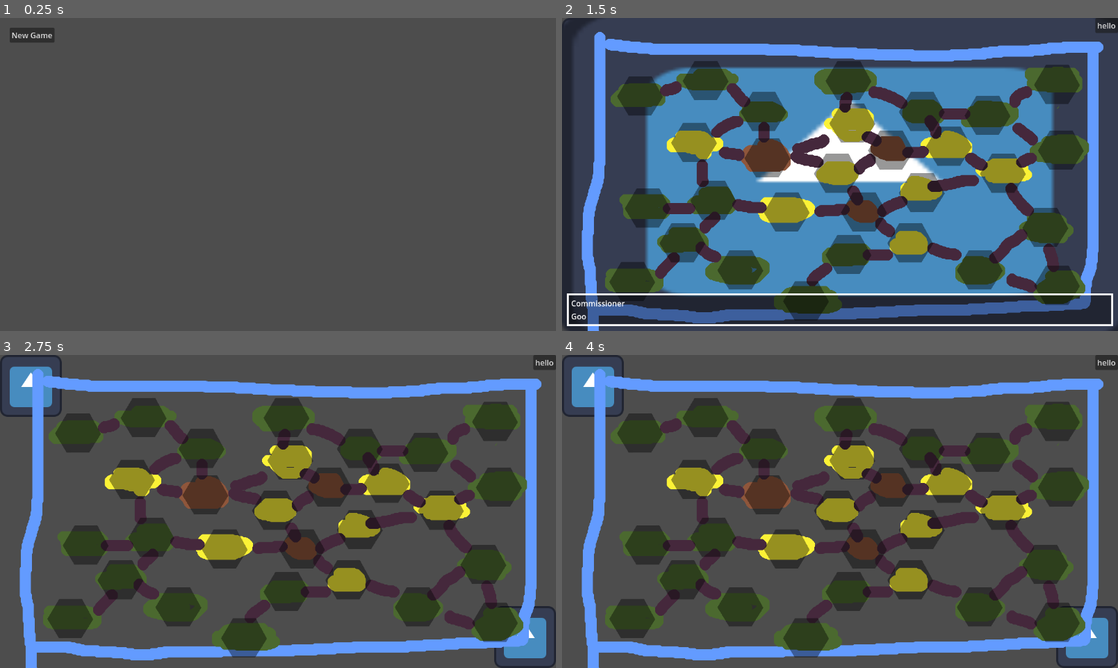
Above: before the commit, frames 1-4 (two rows, left to right).
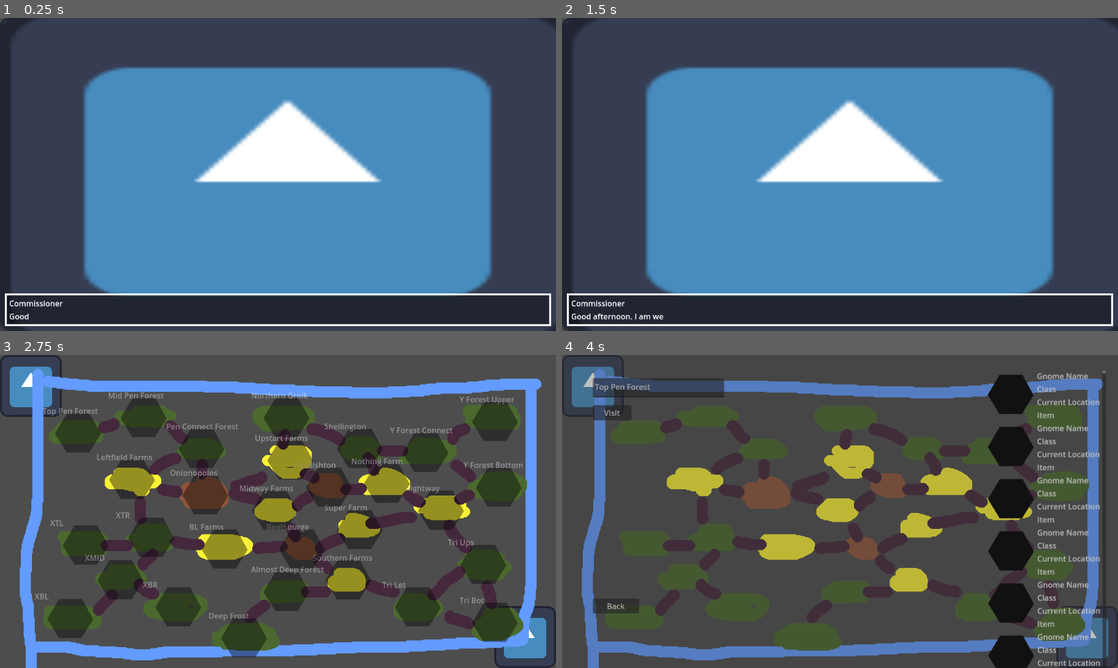
Above: after the commit, the same moments.

Repository: IsaacWalters256/BumblingGnomes
Game: Godot game, scene res://NC/main_main_node.tscn
Two runs of this game, one before a commit and one after it. Both use one fixed random seed, a clock stepped at 60 frames per second and the inputs below. The engine's default icon, where the game draws it, is replaced by a stand-in: a white triangle on a blue panel in a dark square.
Inputs (mouse positions are in pixels of both pictures, inside the frame that each line leads up to):
- Up to frame 1 (0.25 s): no input
- Up to frame 2 (1.5 s): click (595, 33) at 0.5 s, where only the run before the commit has a clickable "New Game"; click (628, 61) at 1.25 s, where only the run before the commit has a clickable "Start"
- Up to frame 3 (2.75 s): tap Enter at 2, 2.1 s
- Up to frame 4 (4 s): click (1106, 361) at 2.75 s, where only the run before the commit has a clickable "hello"; click (639, 433) at 3.5 s

The runs differ from the first frame. In frame 1, 66% of the frame differs, in the area x 0-100%, y 0-100%; in frame 2, 40%; in frame 3, 1.9%; in frame 4, 32%.

Commit message:
working on scroll bar for gnomes to move

Diff:
--- a/NC/Maps/map_0.tscn
+++ b/NC/Maps/map_0.tscn
@@ -3,19 +3,20 @@
 [ext_resource type="Texture2D" uid="uid://c4py1vau33ij1" path="res://Art/Map1.png" id="1_e7cx4"]
 [ext_resource type="PackedScene" uid="uid://7s8vxwiwnuy2" path="res://NC/map_tile.tscn" id="2_wmeyt"]
 
-[node name="Map0" type="Node"]
+[node name="Map0" type="Node2D"]
 
 [node name="Sprite2D" type="Sprite2D" parent="."]
 texture = ExtResource("1_e7cx4")
 centered = false
 
-[node name="Tiles" type="Node" parent="."]
+[node name="Tiles" type="Node2D" parent="."]
 
 [node name="TopLeftPenEnd" parent="Tiles" node_paths=PackedStringArray("connected1") instance=ExtResource("2_wmeyt")]
 offset_left = 112.0
 offset_top = 112.0
 offset_right = 212.0
 offset_bottom = 212.0
+starting_name = "Top Pen Forest"
 connected1 = NodePath("../TopLeftPenMid")
 
 [node name="TopLeftPenMid" parent="Tiles" node_paths=PackedStringArray("connected1", "connected2") instance=ExtResource("2_wmeyt")]
@@ -23,6 +24,7 @@
 offset_top = 80.0
 offset_right = 348.0
 offset_bottom = 180.0
+starting_name = "Mid Pen Forest"
 connected1 = NodePath("../TopLeftPenEnd")
 connected2 = NodePath("../TopLeftPenStart")
 
@@ -31,6 +33,7 @@
 offset_top = 144.0
 offset_right = 468.0
 offset_bottom = 244.0
+starting_name = "Pen Connect Forest"
 connected1 = NodePath("../TopLeftPenMid")
 connected2 = NodePath("../LeftFarms")
 connected3 = NodePath("../Onionopolos")
@@ -40,6 +43,8 @@
 offset_top = 208.0
 offset_right = 324.0
 offset_bottom = 308.0
+type = 1
+starting_name = "Leftfield Farms"
 connected1 = NodePath("../TopLeftPenStart")
 connected2 = NodePath("../Onionopolos")
 connected3 = NodePath("../XTR")
@@ -49,6 +54,8 @@
 offset_top = 240.0
 offset_right = 476.0
 offset_bottom = 340.0
+type = 2
+starting_name = "Onionopolos"
 connected1 = NodePath("../TopLeftPenStart")
 connected2 = NodePath("../LeftFarms")
 connected3 = NodePath("../MidFarm")
@@ -59,6 +66,7 @@
 offset_top = 328.0
 offset_right = 364.0
 offset_bottom = 428.0
+starting_name = "XTR"
 connected1 = NodePath("../LeftFarms")
 connected2 = NodePath("../BLFarm")
 connected3 = NodePath("../XTL")
@@ -69,6 +77,7 @@
 offset_top = 344.0
 offset_right = 228.0
 offset_bottom = 444.0
+starting_name = "XTL"
 connected1 = NodePath("../XTR")
 
 [node name="XBL" parent="Tiles" node_paths=PackedStringArray("connected1") instance=ExtResource("2_wmeyt")]
@@ -76,6 +85,7 @@
 offset_top = 496.0
 offset_right = 196.0
 offset_bottom = 596.0
+starting_name = "XBL"
 connected1 = NodePath("../XMID")
 
 [node name="XMID" parent="Tiles" node_paths=PackedStringArray("connected1", "connected2", "connected3") instance=ExtResource("2_wmeyt")]
@@ -83,6 +93,7 @@
 offset_top = 416.0
 offset_right = 300.0
 offset_bottom = 516.0
+starting_name = "XMID"
 connected1 = NodePath("../XTR")
 connected2 = NodePath("../XBL")
 connected3 = NodePath("../XBR")
@@ -92,6 +103,7 @@
 offset_top = 472.0
 offset_right = 420.0
 offset_bottom = 572.0
+starting_name = "XBR"
 connected1 = NodePath("../XMID")
 
 [node name="BLFarm" parent="Tiles" node_paths=PackedStringArray("connected1", "connected2") instance=ExtResource("2_wmeyt")]
@@ -99,6 +111,8 @@
 offset_top = 352.0
 offset_right = 516.0
 offset_bottom = 452.0
+type = 1
+starting_name = "BL Farms"
 connected1 = NodePath("../XTR")
 connected2 = NodePath("../Beatsburge")
 
@@ -107,6 +121,7 @@
 offset_top = 536.0
 offset_right = 556.0
 offset_bottom = 636.0
+starting_name = "Deep Frost"
 connected1 = NodePath("../BotForestConnect")
 
 [node name="BotForestConnect" parent="Tiles" node_paths=PackedStringArray("connected1", "connected2") instance=ExtResource("2_wmeyt")]
@@ -114,6 +129,7 @@
 offset_top = 440.0
 offset_right = 644.0
 offset_bottom = 540.0
+starting_name = "Almost Deep Forest"
 connected1 = NodePath("../BotForest")
 connected2 = NodePath("../BotFarm")
 
@@ -122,6 +138,8 @@
 offset_top = 416.0
 offset_right = 772.0
 offset_bottom = 516.0
+type = 1
+starting_name = "Southern Farms"
 connected1 = NodePath("../BotForestConnect")
 connected2 = NodePath("../Beatsburge")
 connected3 = NodePath("../TriLeft")
@@ -131,6 +149,7 @@
 offset_top = 472.0
 offset_right = 916.0
 offset_bottom = 572.0
+starting_name = "Tri Let"
 connected1 = NodePath("../BotFarm")
 connected2 = NodePath("../TriBR")
 connected3 = NodePath("../TriUp")
@@ -140,6 +159,7 @@
 offset_top = 504.0
 offset_right = 1076.0
 offset_bottom = 604.0
+starting_name = "Tri Bot"
 connected1 = NodePath("../TriLeft")
 connected2 = NodePath("../TriUp")
 
@@ -148,6 +168,7 @@
 offset_top = 384.0
 offset_right = 1052.0
 offset_bottom = 484.0
+starting_name = "Tri Ups"
 connected1 = NodePath("../TriLeft")
 connected2 = NodePath("../TriBR")
 connected3 = NodePath("../RightFarm")
@@ -157,6 +178,8 @@
 offset_top = 272.0
 offset_right = 964.0
 offset_bottom = 372.0
+type = 1
+starting_name = "Rightway"
 connected1 = NodePath("../TriUp")
 connected2 = NodePath("../SandwichFarm")
 connected3 = NodePath("../SomeFarm")
@@ -167,6 +190,8 @@
 offset_top = 312.0
 offset_right = 796.0
 offset_bottom = 412.0
+type = 1
+starting_name = "Super Farm"
 connected1 = NodePath("../RightFarm")
 connected2 = NodePath("../Beatsburge")
 
@@ -175,6 +200,8 @@
 offset_top = 352.0
 offset_right = 676.0
 offset_bottom = 452.0
+type = 2
+starting_name = "Beatsburge"
 connected1 = NodePath("../BLFarm")
 connected2 = NodePath("../SandwichFarm")
 connected3 = NodePath("../BotFarm")
@@ -185,6 +212,8 @@
 offset_top = 272.0
 offset_right = 620.0
 offset_bottom = 372.0
+type = 1
+starting_name = "Midway Farms"
 connected1 = NodePath("../Onionopolos")
 connected2 = NodePath("../Beatsburge")
 connected3 = NodePath("../Raddishton")
@@ -194,6 +223,8 @@
 offset_top = 224.0
 offset_right = 732.0
 offset_bottom = 324.0
+type = 2
+starting_name = "Raddishton"
 connected1 = NodePath("../MidFarm")
 connected2 = NodePath("../SomeFarm")
 connected3 = NodePath("../UpFarm")
@@ -203,6 +234,8 @@
 offset_top = 168.0
 offset_right = 652.0
 offset_bottom = 268.0
+type = 1
+starting_name = "Upstart Farms"
 connected1 = NodePath("../Onionopolos")
 connected2 = NodePath("../Raddishton")
 connected3 = NodePath("../UpForest")
@@ -212,6 +245,7 @@
 offset_top = 80.0
 offset_right = 644.0
 offset_bottom = 180.0
+starting_name = "Northern Grolk"
 connected1 = NodePath("../UpFarm")
 connected2 = NodePath("../IDK")
 
@@ -220,6 +254,7 @@
 offset_top = 144.0
 offset_right = 796.0
 offset_bottom = 244.0
+starting_name = "Shellington"
 connected1 = NodePath("../UpForest")
 connected2 = NodePath("../YConnect")
 connected3 = NodePath("../SomeFarm")
@@ -229,6 +264,8 @@
 offset_top = 216.0
 offset_right = 852.0
 offset_bottom = 316.0
+type = 1
+starting_name = "Nothing Farm"
 connected1 = NodePath("../Raddishton")
 connected2 = NodePath("../IDK")
 connected3 = NodePath("../RightFarm")
@@ -238,6 +275,7 @@
 offset_top = 152.0
 offset_right = 932.0
 offset_bottom = 252.0
+starting_name = "Y Forest Connect"
 connected1 = NodePath("../IDK")
 connected2 = NodePath("../YTop")
 connected3 = NodePath("../YBot")
@@ -247,6 +285,7 @@
 offset_top = 88.0
 offset_right = 1076.0
 offset_bottom = 188.0
+starting_name = "Y Forest Upper"
 connected1 = NodePath("../YConnect")
 
 [node name="YBot" parent="Tiles" node_paths=PackedStringArray("connected1", "connected2") instance=ExtResource("2_wmeyt")]
@@ -254,5 +293,6 @@
 offset_top = 224.0
 offset_right = 1084.0
 offset_bottom = 324.0
+starting_name = "Y Forest Bottom"
 connected1 = NodePath("../YConnect")
 connected2 = NodePath("../RightFarm")
--- /dev/null
+++ b/NC/Menues/gnome_checker.gd
@@ -0,0 +1,7 @@
+extends Control
+
+var gnome_name = ""
+
+
+func _on_texture_button_toggled(toggled_on: bool) -> void:
+	get_parent().get_parent().update_buttons(gnome_name, toggled_on)
--- /dev/null
+++ b/NC/Menues/gnome_checker.tscn
@@ -0,0 +1,45 @@
+[gd_scene load_steps=4 format=3 uid="uid://dwrt7ordrwbgq"]
+
+[ext_resource type="Script" uid="uid://cc15a5ahbey6h" path="res://NC/Menues/gnome_checker.gd" id="1_lrnnt"]
+[ext_resource type="Texture2D" uid="uid://ctcd8f7uymp4m" path="res://Art/Hexagon.png" id="2_jqdrb"]
+[ext_resource type="Texture2D" uid="uid://nvlogmtuim56" path="res://icon.svg" id="3_jqdrb"]
+
+[node name="GnomeChecker" type="BoxContainer"]
+offset_right = 235.0
+offset_bottom = 104.0
+script = ExtResource("1_lrnnt")
+
+[node name="Hbox" type="HBoxContainer" parent="."]
+layout_mode = 2
+
+[node name="TextureButton" type="TextureButton" parent="Hbox"]
+layout_mode = 2
+toggle_mode = true
+texture_normal = ExtResource("2_jqdrb")
+texture_pressed = ExtResource("3_jqdrb")
+
+[node name="VBoxContainer" type="VBoxContainer" parent="Hbox"]
+layout_mode = 2
+
+[node name="Name" type="Label" parent="Hbox/VBoxContainer"]
+layout_mode = 2
+text = "Gnome Name"
+
+[node name="Class" type="Label" parent="Hbox/VBoxContainer"]
+layout_mode = 2
+text = "Class"
+
+[node name="CurrentLocation" type="Label" parent="Hbox/VBoxContainer"]
+layout_mode = 2
+text = "Current Location"
+
+[node name="Item" type="Label" parent="Hbox/VBoxContainer"]
+layout_mode = 2
+text = "Item"
+
+[node name="Age" type="Label" parent="Hbox/VBoxContainer"]
+visible = false
+layout_mode = 2
+text = "33"
+
+[connection signal="toggled" from="Hbox/TextureButton" to="." method="_on_texture_button_toggled"]
--- /dev/null
+++ b/NC/Menues/gnome_select.gd
@@ -0,0 +1,50 @@
+extends Node2D
+
+var current_focus_tile = null
+var avaliable_gnomes_list = []
+var current_selected_gnomes = []
+
+func start(new_tile):
+	current_focus_tile = new_tile
+	self.visible = true
+	get_node("PlaceName").text = new_tile.nick_name
+	find_avaliable_gnomes([],current_focus_tile,0)
+
+func find_avaliable_gnomes(tiles_checked,tile_to_check,deep):
+	avaliable_gnomes_list = []
+	if !tiles_checked.has(tile_to_check):
+		tiles_checked.append(tile_to_check)
+		for g in tile_to_check.gnomes_here:
+			if g.travel_distance > deep:
+				if !avaliable_gnomes_list.has(g):
+					avaliable_gnomes_list.append(g)
+		for cl in tile_to_check.connected_list:
+			find_avaliable_gnomes(tiles_checked,cl,deep+1)
+	#goes through whole map, recursive funciton passing through locations already checked
+
+func end():
+	self.visible = false
+	get_node("AttackButton").visible = false
+	for c in get_node("AbleGnomes").get_children():
+		c.visible = false
+		c.get_node("Hbox/TextureButton").button_pressed = false
+	get_parent().tile_unpressed()
+
+func update_buttons(gnome_name, toggled_on):
+	if toggled_on:
+		current_selected_gnomes.append(gnome_name)
+		get_node("AttackButton").visible = true
+	else:
+		current_selected_gnomes.remove_at(current_selected_gnomes.find(gnome_name))
+		if current_selected_gnomes.size() == 0:
+			get_node("AttackButton").visible = false
+
+
+
+func _on_place_name_text_changed() -> void:
+	current_focus_tile.nick_name = get_node("PlaceName").text
+	current_focus_tile.update_name(get_node("PlaceName").text)
+
+
+func _on_back_button_pressed() -> void:
+	end()
--- /dev/null
+++ b/NC/Menues/gnome_select.tscn
@@ -0,0 +1,103 @@
+[gd_scene load_steps=3 format=3 uid="uid://b2q52hqmbheua"]
+
+[ext_resource type="Script" uid="uid://bhcd2s0p8o3hm" path="res://NC/Menues/gnome_select.gd" id="1_gr0b3"]
+[ext_resource type="PackedScene" uid="uid://dwrt7ordrwbgq" path="res://NC/Menues/gnome_checker.tscn" id="3_7hxgd"]
+
+[node name="GnomeSelect" type="Node2D"]
+script = ExtResource("1_gr0b3")
+
+[node name="AbleGnomes" type="HBoxContainer" parent="."]
+clip_contents = true
+offset_left = 880.0
+offset_top = 32.0
+offset_right = 1127.0
+offset_bottom = 892.0
+rotation = -0.00183003
+size_flags_vertical = 0
+
+[node name="VBoxContainer" type="VBoxContainer" parent="AbleGnomes"]
+clip_contents = true
+layout_mode = 2
+
+[node name="GnomeChecker" parent="AbleGnomes/VBoxContainer" instance=ExtResource("3_7hxgd")]
+layout_mode = 2
+
+[node name="GnomeChecker2" parent="AbleGnomes/VBoxContainer" instance=ExtResource("3_7hxgd")]
+layout_mode = 2
+
+[node name="GnomeChecker3" parent="AbleGnomes/VBoxContainer" instance=ExtResource("3_7hxgd")]
+layout_mode = 2
+
+[node name="GnomeChecker4" parent="AbleGnomes/VBoxContainer" instance=ExtResource("3_7hxgd")]
+layout_mode = 2
+
+[node name="GnomeChecker5" parent="AbleGnomes/VBoxContainer" instance=ExtResource("3_7hxgd")]
+layout_mode = 2
+
+[node name="GnomeChecker6" parent="AbleGnomes/VBoxContainer" instance=ExtResource("3_7hxgd")]
+layout_mode = 2
+
+[node name="GnomeChecker7" parent="AbleGnomes/VBoxContainer" instance=ExtResource("3_7hxgd")]
+layout_mode = 2
+
+[node name="GnomeChecker8" parent="AbleGnomes/VBoxContainer" instance=ExtResource("3_7hxgd")]
+layout_mode = 2
+
+[node name="VScrollBar" type="VScrollBar" parent="AbleGnomes"]
+layout_mode = 2
+
+[node name="AttackButton" type="Button" parent="."]
+visible = false
+offset_left = 64.0
+offset_top = 416.0
+offset_right = 178.0
+offset_bottom = 447.0
+text = "Send Squad"
+
+[node name="VisitButton" type="Button" parent="."]
+offset_left = 64.0
+offset_top = 104.0
+offset_right = 144.0
+offset_bottom = 135.0
+text = "Visit"
+
+[node name="PlaceName" type="TextEdit" parent="."]
+offset_left = 64.0
+offset_top = 48.0
+offset_right = 336.0
+offset_bottom = 88.0
+text = "Node Naem"
+
+[node name="BackButton" type="Button" parent="."]
+offset_left = 64.0
+offset_top = 504.0
+offset_right = 160.0
+offset_bottom = 535.0
+text = "Back
+"
+
+[node name="NextGnomePage" type="Button" parent="."]
+visible = false
+offset_left = 832.0
+offset_top = 592.0
+offset_right = 979.0
+offset_bottom = 623.0
+text = "Next Gnome Page"
+
+[node name="PreviousGnomePage" type="Button" parent="."]
+visible = false
+offset_left = 384.0
+offset_top = 592.0
+offset_right = 561.0
+offset_bottom = 623.0
+text = "Previous Gnome Page"
+
+[node name="ColorRect" type="ColorRect" parent="."]
+offset_right = 1152.0
+offset_bottom = 648.0
+size_flags_horizontal = 3
+size_flags_vertical = 3
+color = Color(0.215686, 0.215686, 0.215686, 0.313726)
+
+[connection signal="text_changed" from="PlaceName" to="." method="_on_place_name_text_changed"]
+[connection signal="pressed" from="BackButton" to="." method="_on_back_button_pressed"]
--- a/NC/game_manager.gd
+++ b/NC/game_manager.gd
@@ -28,7 +28,7 @@
 	map_view = load("res://NC/map_screen.tscn").instantiate()
 	self.add_child(map_view)
 	map_view.visible = false
-	map_view.start("map data")
+	map_view.start("map data",get_node("Camera2D"))
 
 	#load boss starting speech screen
 	switch_current_screen("boss_talk_intro")
@@ -38,11 +38,13 @@
 	current_screen = null
 	interview_view.visible = false
 	map_view.visible = false
+	print(type)
 	if type == "boss_talk_intro":
 		interview_view.new_inst("boss_talk_intro")
 		interview_view.visible = true
 		current_screen = interview_view
 	elif type == "main_map":
+		print("d")
 		map_view.new_inst()
 		map_view.visible = true
 		current_screen = map_view
--- a/NC/game_manager.tscn
+++ b/NC/game_manager.tscn
@@ -16,3 +16,9 @@
 [node name="Icon2" type="Sprite2D" parent="."]
 position = Vector2(64, 64)
 texture = ExtResource("2_ti3l8")
+
+[node name="Camera2D" type="Camera2D" parent="."]
+position = Vector2(576, 324)
+
+[node name="CameraBasePoint" type="Node2D" parent="."]
+position = Vector2(576, 324)
--- a/NC/main_main_node.gd
+++ b/NC/main_main_node.gd
@@ -3,7 +3,7 @@
 var current_child = null
 
 func _ready():
-	change_screens("main_menu")
+	change_screens("start_game",[1])#"main_menu")
 
 func change_screens(which,extras=[]):
 	var new_child = null
--- a/NC/map_screen.gd
+++ b/NC/map_screen.gd
@@ -3,10 +3,11 @@
 #we probably want all this to be control nodes actually for easier movement
 
 var map_tiles = []
+var camera = null
 
-func start(map_data):
+func start(map_data,camera_ref):
 	for mpt in get_node("Map0/Tiles").get_children():
-		mpt.start()
+		mpt.start(self)
 	#for c in 10:
 		#var h_box = HBoxContainer.new()
 		#get_node("VBoxContainer").add_child(h_box)
@@ -16,6 +17,13 @@
 			#h_box.add_child(new_tile)
 			#map_tiles[c].append(new_tile)
 
+func tile_pressed(which):
+	get_node("GnomeSelect").start(which)
+	get_node("Map0/Tiles").visible = false
+	#camera
+
+func tile_unpressed():
+	get_node("Map0/Tiles").visible = true
 
 func new_inst():
 	pass
--- a/NC/map_screen.tscn
+++ b/NC/map_screen.tscn
@@ -1,12 +1,13 @@
 [gd_scene load_steps=4 format=3 uid="uid://cekh08i3j7pct"]
 
 [ext_resource type="Script" uid="uid://c14xoqubqs57w" path="res://NC/map_screen.gd" id="1_d3r6u"]
-[ext_resource type="PackedScene" uid="uid://c7y3v7iv0cauh" path="res://NC/Menues/map_sidebar.tscn" id="2_gyvwj"]
+[ext_resource type="PackedScene" uid="uid://b2q52hqmbheua" path="res://NC/Menues/gnome_select.tscn" id="3_013d1"]
 [ext_resource type="PackedScene" uid="uid://cqekkmf3q8efn" path="res://NC/Maps/map_0.tscn" id="3_gyvwj"]
 
 [node name="MapScreen" type="Node2D"]
 script = ExtResource("1_d3r6u")
 
-[node name="MapSidebar" parent="." instance=ExtResource("2_gyvwj")]
+[node name="Map0" parent="." instance=ExtResource("3_gyvwj")]
 
-[node name="Map0" parent="." instance=ExtResource("3_gyvwj")]
+[node name="GnomeSelect" parent="." instance=ExtResource("3_013d1")]
+visible = false
--- a/NC/map_tile.tscn
+++ b/NC/map_tile.tscn
@@ -10,4 +10,34 @@
 texture_normal = ExtResource("2_td4w7")
 script = ExtResource("1_lxkbv")
 
+[node name="BuildingTexture" type="TextureRect" parent="."]
+visible = false
+layout_mode = 0
+offset_right = 40.0
+offset_bottom = 40.0
+
+[node name="NameLabel" type="Label" parent="."]
+layout_mode = 0
+offset_left = -24.0
+offset_top = -8.0
+offset_right = 23.0
+offset_bottom = 15.0
+text = "Name"
+
+[node name="ActionLabel" type="Label" parent="."]
+layout_mode = 0
+offset_left = 16.0
+offset_top = 40.0
+offset_right = 80.0
+offset_bottom = 63.0
+
+[node name="GuestLabel" type="Label" parent="."]
+visible = false
+layout_mode = 0
+offset_left = 64.0
+offset_top = 72.0
+offset_right = 73.0
+offset_bottom = 95.0
+text = "*"
+
 [connection signal="pressed" from="." to="." method="_on_pressed"]
--- a/map_tile.gd
+++ b/map_tile.gd
@@ -2,7 +2,9 @@
 
 #have all this tiles data in here honestly
 
-@export var type = "forest"
+@export var type = 0#0 forest, 1 farms, 2 city
+@export var starting_name = "NA"
+var nick_name = "NA"
 
 @export var connected1 = TextureButton
 @export var connected2 = TextureButton
@@ -10,8 +12,14 @@
 @export var connected4 = TextureButton
 var connected_list = []
 
+var gnomes_here = []
 
-func start():
+var map = null
+
+func start(map_ref):
+	nick_name = starting_name
+	map = map_ref
+	get_node("NameLabel").text = nick_name
 	if "type" in connected1:
 		connected_list.append(connected1)
 	if "type" in connected2:
@@ -21,14 +29,22 @@
 	if "type" in connected4:
 		connected_list.append(connected4)
 	#self.text = type
-	#if type == "city":
-		#get_node("Hexagon/Background").modulate = Color(1,1,0.25)
+	#if type == 0:#forest
+		#self.modulate = Color(1,1,0.25)
 	#elif type == "farm":
 		#get_node("Hexagon/Background").modulate = Color(0,0.75,1)
 	#elif type == "forest":
 		#get_node("Hexagon/Background").modulate = Color(0.05,1,0.25)
 
+func new_day_attacks():
+	pass
 
+func new_day_guests():
+	pass
+
+func update_name(new_name):
+	get_node("NameLabel").text = nick_name
 
 func _on_pressed() -> void:
+	map.tile_pressed(self)
 	print(connected_list)#get_parent().map_tile_pressed(id_loc)#forget this just bring the ui up ourselfs
Not shown, added: NC/Menues/gnome_checker.gd.uid
Not shown, added: NC/Menues/gnome_select.gd.uid
